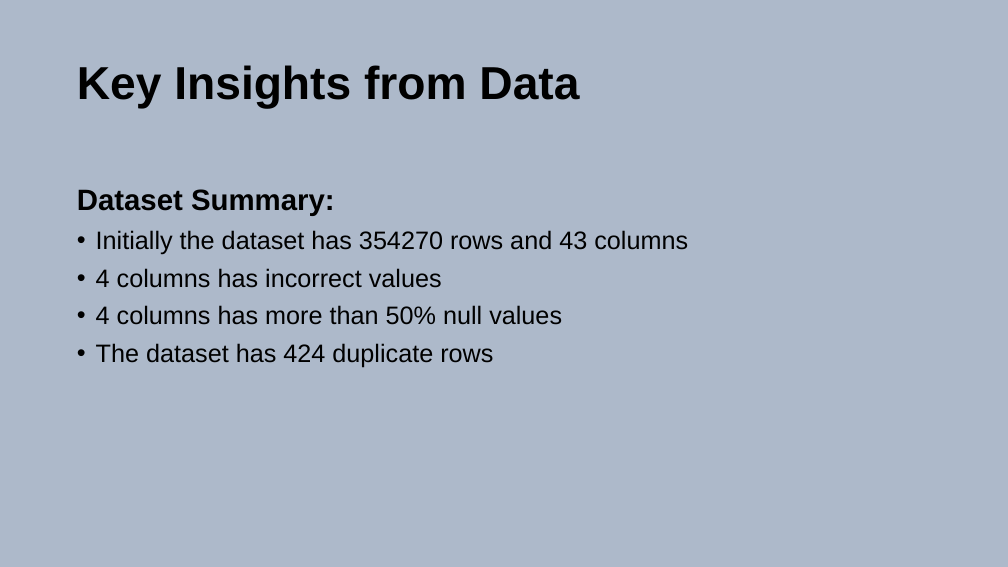
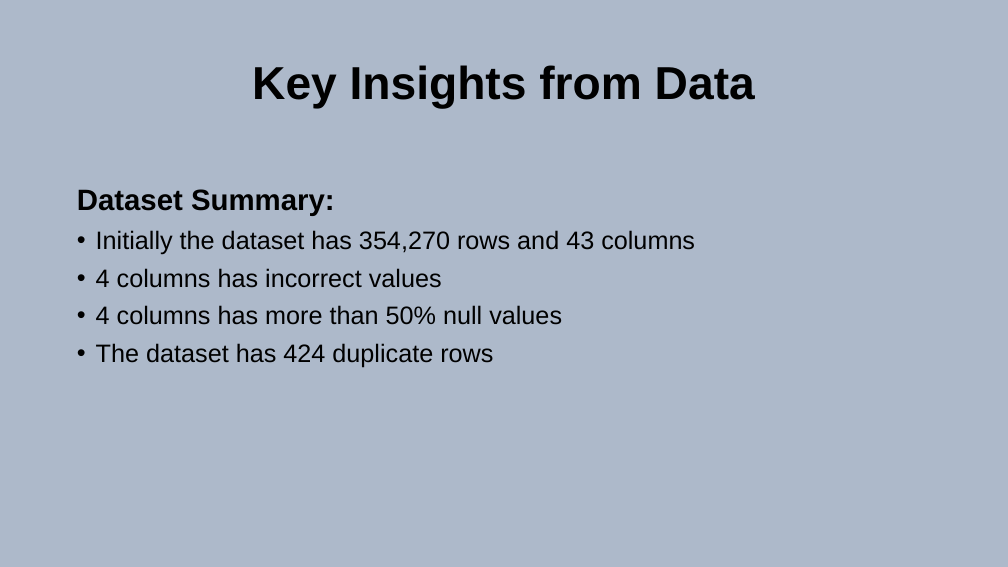
Before and after one commit to DineshDK672/Ryewalk_assignment, a slide deck: slide 3 of SBA 7(a) Presentation.pptx. Drawn at 1008x567 pixels with LibreOffice and Linux fonts; fonts in the diff are those of the drawing. Boxes give left, top, right and bottom in pixels: in the first picture for what was removed or moved away, otherwise in the second. Text is boxed around its words. In the diff, an @@ line names an element or a change of style, - is before the commit and + after.

```diff
--- a/SBA 7(a) Presentation.pptx
+++ b/SBA 7(a) Presentation.pptx
@@ title "Key Insights from Data" at [252, 65, 755, 109]: alignment left to centre @@
@@ text at [96, 230, 695, 255]: text changed @@
-• Initially the dataset has 354270 rows and 43 columns
+• Initially the dataset has 354,270 rows and 43 columns
```
Also in this commit, not shown: 5 other slides changed, 6 slides added, 1 other file.
